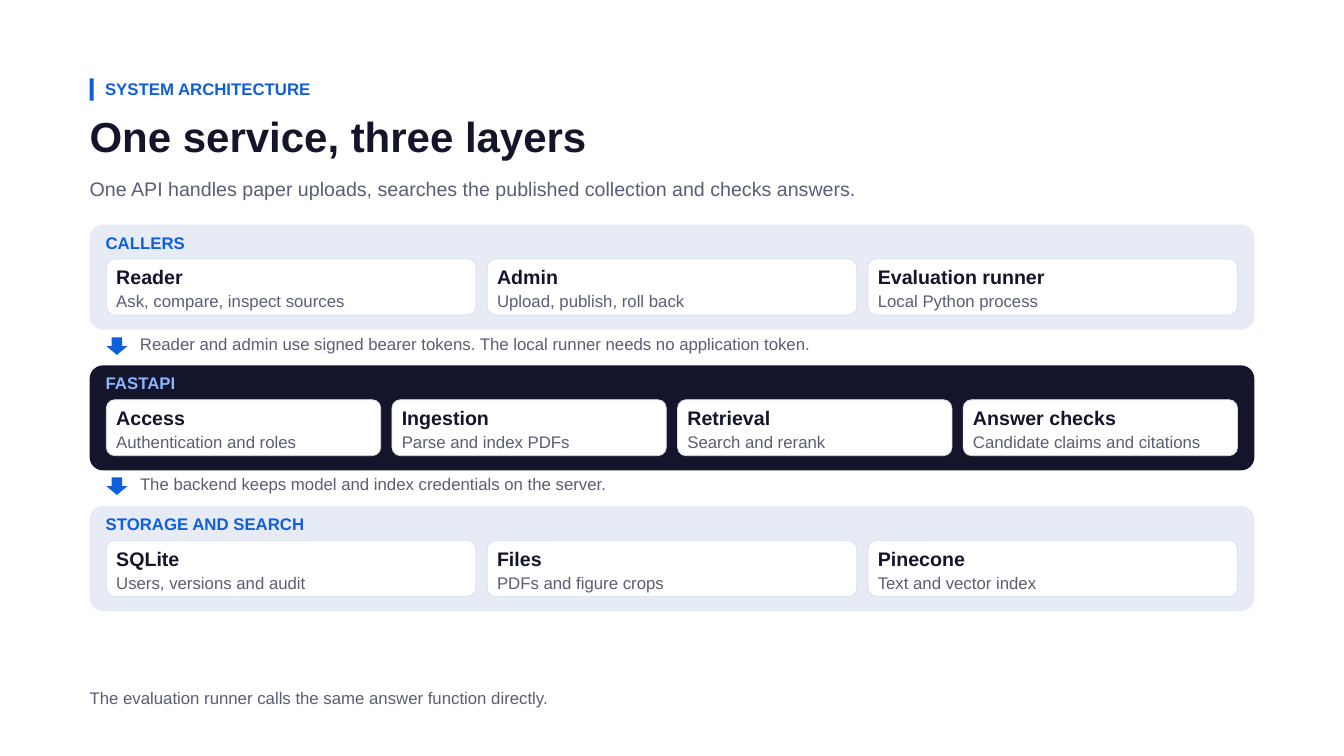
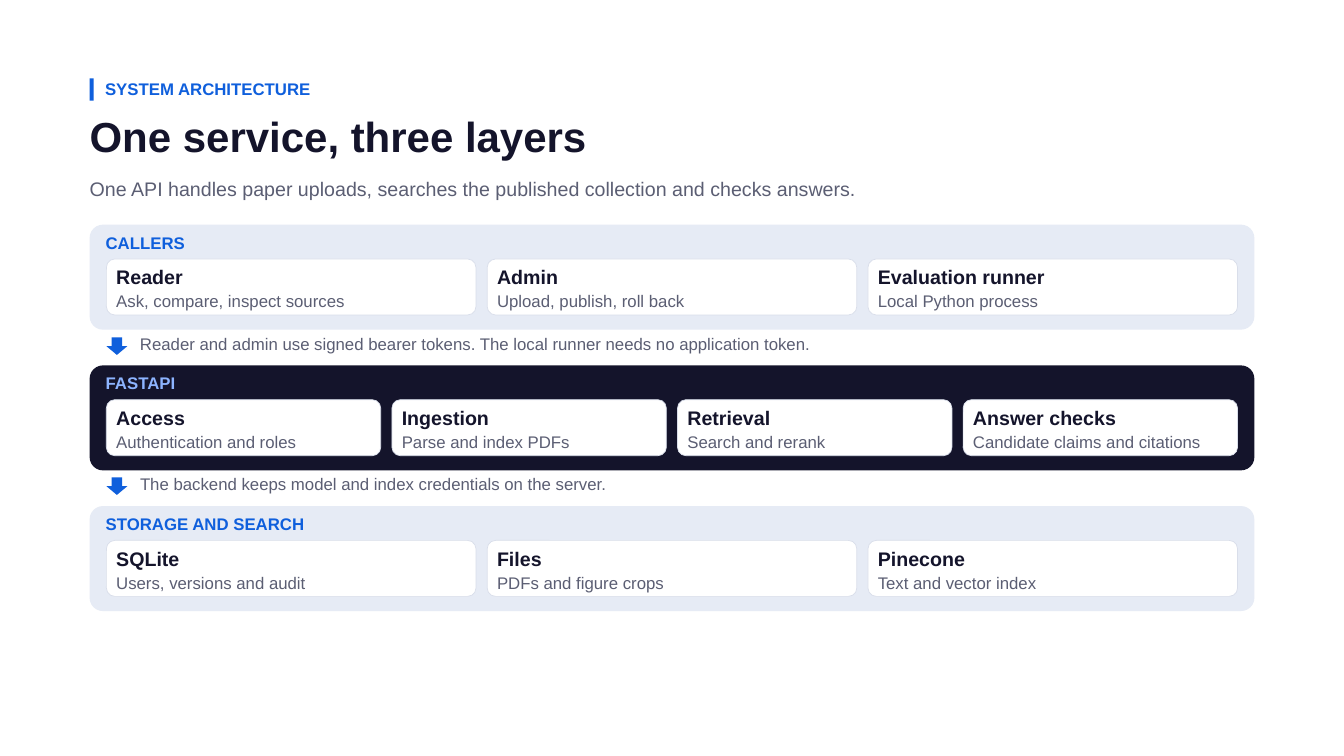
Before and after one commit to Prasannagirish/hcl-nitt-jensen_jackets, a slide deck: slide 4 of ResearchIQ Final Presentation.pptx. Drawn at 1344x756 pixels with LibreOffice and Linux fonts; fonts in the diff are those of the drawing. Boxes give left, top, right and bottom in pixels: in the first picture for what was removed or moved away, otherwise in the second. Text is boxed around its words. In the diff, an @@ line names an element or a change of style, - is before the commit and + after.

```diff
--- a/ResearchIQ Final Presentation.pptx
+++ b/ResearchIQ Final Presentation.pptx
@@ text removed at [90, 692, 548, 708] @@
-The evaluation runner calls the same answer function directly.
```
Also in this commit, not shown: 10 other slides changed, 1 other file.
